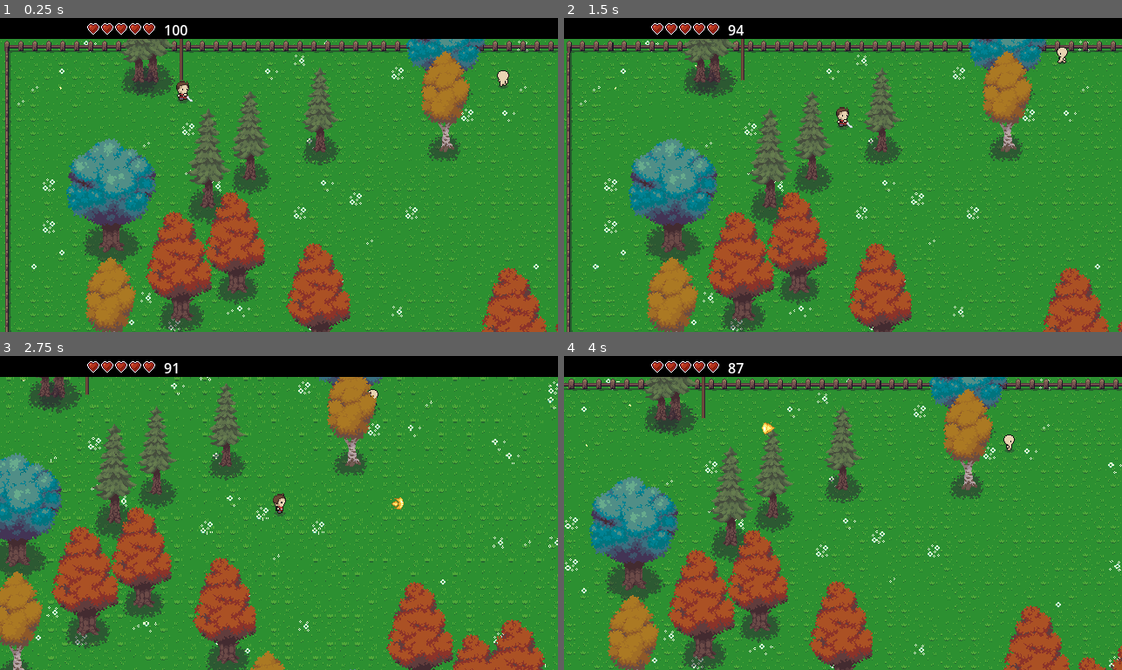
Above: before the commit, frames 1-4 (two rows, left to right).
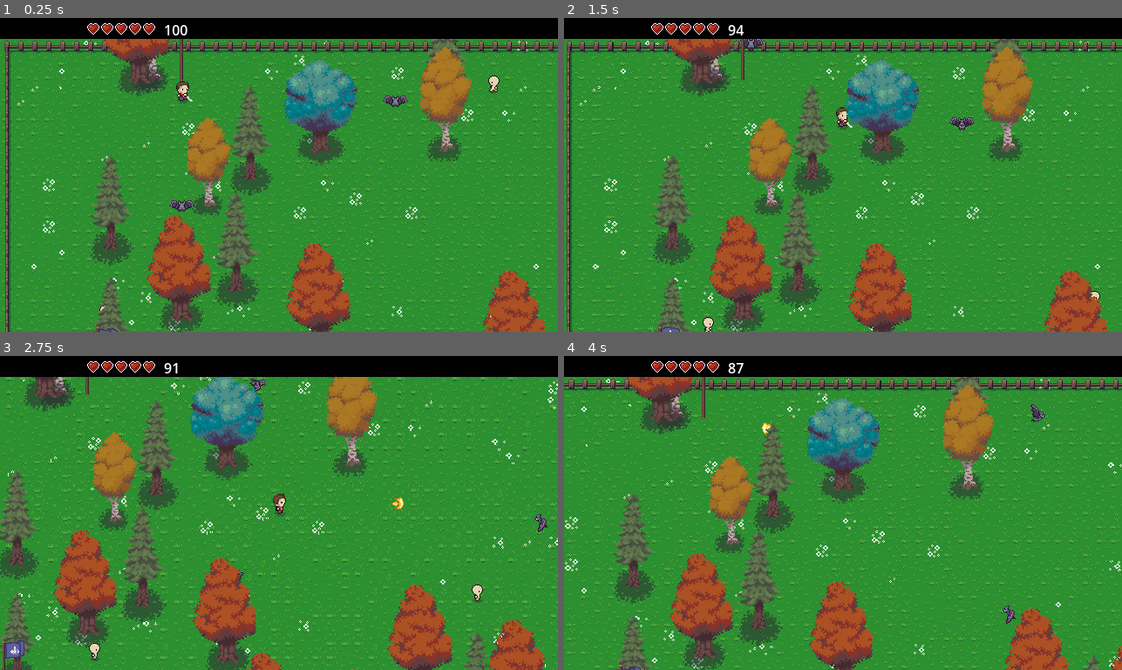
Above: after the commit, the same moments.

Repository: Struckhour/worldbuilder
Game: Godot game, scene res://scenes/main.tscn
Same seed, same stepped clock (60 frames per second), same inputs: the game is played once before the commit and once after it.
Inputs:
- Up to frame 1 (0.25 s): no input
- Up to frame 2 (1.5 s): hold D (move_right) 0.53-1.28 s; tap Left (attack) at 0.6 s; hold S (move_down) from 1.28 s (still down); tap Right (spin) at 1.35 s
- Up to frame 3 (2.75 s): release S (move_down) at 2.03 s; hold D (move_right) from 2.03 s (still down); tap Left (attack) at 2.1 s
- Up to frame 4 (4 s): release D (move_right) at 2.78 s; hold W (move_up) 2.78-3.53 s; tap Right (spin) at 2.85 s; hold A (move_left) from 3.53 s (still down); tap Left (attack) at 3.6 s

The runs differ from the first frame. In frame 1, 17% of the frame differs, in the area x 11-100%, y 6-100%; in frame 2, 17%; in frame 3, 15%; in frame 4, 17%.

Commit message:
adds bats and a fountain

Diff:
--- /dev/null
+++ b/scenes/doodads/fountain.gd
@@ -0,0 +1,8 @@
+extends Node2D
+
+@onready var anim: AnimatedSprite2D = $AnimatedSprite2D
+
+func _ready() -> void:
+	scale = Vector2(1.5, 1.5)
+	anim.play("default")
+	add_to_group("solid_world")
--- a/scenes/doodads/fountain.tscn
+++ b/scenes/doodads/fountain.tscn
@@ -1,5 +1,6 @@
-[gd_scene load_steps=7 format=3 uid="uid://but20nwcrc0xx"]
+[gd_scene load_steps=8 format=3 uid="uid://but20nwcrc0xx"]
 
+[ext_resource type="Script" uid="uid://dpjma2mt6n473" path="res://scenes/doodads/fountain.gd" id="1_j2sos"]
 [ext_resource type="Texture2D" uid="uid://dvspt5nu5toyx" path="res://assets/gfx/Overworld.png" id="1_nm0bj"]
 
 [sub_resource type="AtlasTexture" id="AtlasTexture_j2sos"]
@@ -35,10 +36,11 @@
 radius = 24.0208
 
 [node name="Fountain" type="Node2D"]
+script = ExtResource("1_j2sos")
 
 [node name="AnimatedSprite2D" type="AnimatedSprite2D" parent="."]
 sprite_frames = SubResource("SpriteFrames_0txig")
-frame_progress = 0.665086
+frame_progress = 0.281359
 
 [node name="StaticBody2D" type="StaticBody2D" parent="."]
 
--- a/scenes/enemies/alien.tscn
+++ b/scenes/enemies/alien.tscn
@@ -1,7 +1,7 @@
 [gd_scene load_steps=22 format=3 uid="uid://brqyh32fverxi"]
 
 [ext_resource type="Texture2D" uid="uid://221oif7vmdgt" path="res://assets/gfx/NPC_test.png" id="1_ef161"]
-[ext_resource type="Script" uid="uid://77pofk7jf4j6" path="res://scenes/enemies/alien.gd" id="1_wg2sy"]
+[ext_resource type="Script" uid="uid://77pofk7jf4j6" path="res://scripts/alien.gd" id="1_wg2sy"]
 
 [sub_resource type="AtlasTexture" id="AtlasTexture_wg2sy"]
 atlas = ExtResource("1_ef161")
@@ -153,7 +153,7 @@
 position = Vector2(-1, -10)
 sprite_frames = SubResource("SpriteFrames_i86i5")
 animation = &"walkright"
-frame_progress = 0.0712329
+frame_progress = 0.579399
 
 [node name="Hitbox" type="Area2D" parent="."]
 position = Vector2(-1, -10)
--- /dev/null
+++ b/scenes/enemies/bat.tscn
@@ -0,0 +1,179 @@
+[gd_scene load_steps=22 format=3 uid="uid://dnbk0q2u4ncux"]
+
+[ext_resource type="Script" uid="uid://77pofk7jf4j6" path="res://scripts/alien.gd" id="1_4k4o5"]
+[ext_resource type="Texture2D" uid="uid://crtrxkxeypw4i" path="res://assets/32x32-bat-sprite.png" id="2_4k4o5"]
+
+[sub_resource type="AtlasTexture" id="AtlasTexture_5m14n"]
+atlas = ExtResource("2_4k4o5")
+region = Rect2(0, 0, 32, 32)
+
+[sub_resource type="AtlasTexture" id="AtlasTexture_i6os3"]
+atlas = ExtResource("2_4k4o5")
+region = Rect2(32, 0, 32, 32)
+
+[sub_resource type="AtlasTexture" id="AtlasTexture_18mee"]
+atlas = ExtResource("2_4k4o5")
+region = Rect2(64, 0, 32, 32)
+
+[sub_resource type="AtlasTexture" id="AtlasTexture_jofwc"]
+atlas = ExtResource("2_4k4o5")
+region = Rect2(96, 0, 32, 32)
+
+[sub_resource type="AtlasTexture" id="AtlasTexture_ss5yy"]
+atlas = ExtResource("2_4k4o5")
+region = Rect2(0, 96, 32, 32)
+
+[sub_resource type="AtlasTexture" id="AtlasTexture_f0cyw"]
+atlas = ExtResource("2_4k4o5")
+region = Rect2(32, 96, 32, 32)
+
+[sub_resource type="AtlasTexture" id="AtlasTexture_m0x8h"]
+atlas = ExtResource("2_4k4o5")
+region = Rect2(64, 96, 32, 32)
+
+[sub_resource type="AtlasTexture" id="AtlasTexture_m5s8h"]
+atlas = ExtResource("2_4k4o5")
+region = Rect2(96, 96, 32, 32)
+
+[sub_resource type="AtlasTexture" id="AtlasTexture_4ahko"]
+atlas = ExtResource("2_4k4o5")
+region = Rect2(0, 32, 32, 32)
+
+[sub_resource type="AtlasTexture" id="AtlasTexture_mu8he"]
+atlas = ExtResource("2_4k4o5")
+region = Rect2(32, 32, 32, 32)
+
+[sub_resource type="AtlasTexture" id="AtlasTexture_h8sw5"]
+atlas = ExtResource("2_4k4o5")
+region = Rect2(64, 32, 32, 32)
+
+[sub_resource type="AtlasTexture" id="AtlasTexture_kibxx"]
+atlas = ExtResource("2_4k4o5")
+region = Rect2(96, 32, 32, 32)
+
+[sub_resource type="AtlasTexture" id="AtlasTexture_yvgh7"]
+atlas = ExtResource("2_4k4o5")
+region = Rect2(0, 64, 32, 32)
+
+[sub_resource type="AtlasTexture" id="AtlasTexture_kk4wg"]
+atlas = ExtResource("2_4k4o5")
+region = Rect2(32, 64, 32, 32)
+
+[sub_resource type="AtlasTexture" id="AtlasTexture_ydljm"]
+atlas = ExtResource("2_4k4o5")
+region = Rect2(64, 64, 32, 32)
+
+[sub_resource type="AtlasTexture" id="AtlasTexture_jl5sa"]
+atlas = ExtResource("2_4k4o5")
+region = Rect2(96, 64, 32, 32)
+
+[sub_resource type="SpriteFrames" id="SpriteFrames_i86i5"]
+animations = [{
+"frames": [{
+"duration": 1.0,
+"texture": SubResource("AtlasTexture_5m14n")
+}, {
+"duration": 1.0,
+"texture": SubResource("AtlasTexture_i6os3")
+}, {
+"duration": 1.0,
+"texture": SubResource("AtlasTexture_18mee")
+}, {
+"duration": 1.0,
+"texture": SubResource("AtlasTexture_jofwc")
+}],
+"loop": true,
+"name": &"walkdown",
+"speed": 10.0
+}, {
+"frames": [{
+"duration": 1.0,
+"texture": SubResource("AtlasTexture_ss5yy")
+}, {
+"duration": 1.0,
+"texture": SubResource("AtlasTexture_f0cyw")
+}, {
+"duration": 1.0,
+"texture": SubResource("AtlasTexture_m0x8h")
+}, {
+"duration": 1.0,
+"texture": SubResource("AtlasTexture_m5s8h")
+}],
+"loop": true,
+"name": &"walkleft",
+"speed": 10.0
+}, {
+"frames": [{
+"duration": 1.0,
+"texture": SubResource("AtlasTexture_4ahko")
+}, {
+"duration": 1.0,
+"texture": SubResource("AtlasTexture_mu8he")
+}, {
+"duration": 1.0,
+"texture": SubResource("AtlasTexture_h8sw5")
+}, {
+"duration": 1.0,
+"texture": SubResource("AtlasTexture_kibxx")
+}],
+"loop": true,
+"name": &"walkright",
+"speed": 10.0
+}, {
+"frames": [{
+"duration": 1.0,
+"texture": SubResource("AtlasTexture_yvgh7")
+}, {
+"duration": 1.0,
+"texture": SubResource("AtlasTexture_kk4wg")
+}, {
+"duration": 1.0,
+"texture": SubResource("AtlasTexture_ydljm")
+}, {
+"duration": 1.0,
+"texture": SubResource("AtlasTexture_jl5sa")
+}],
+"loop": true,
+"name": &"walkup",
+"speed": 10.0
+}]
+
+[sub_resource type="RectangleShape2D" id="RectangleShape2D_nkr06"]
+size = Vector2(9, 17)
+
+[sub_resource type="CapsuleShape2D" id="CapsuleShape2D_27d4n"]
+radius = 3.0
+height = 10.0
+
+[node name="Bat" type="CharacterBody2D"]
+collision_layer = 8
+script = ExtResource("1_4k4o5")
+
+[node name="AnimatedSprite2D" type="AnimatedSprite2D" parent="."]
+position = Vector2(-1, -10)
+sprite_frames = SubResource("SpriteFrames_i86i5")
+animation = &"walkright"
+frame_progress = 0.835092
+
+[node name="Hitbox" type="Area2D" parent="."]
+position = Vector2(-1, -10)
+collision_layer = 16
+collision_mask = 4
+
+[node name="CollisionShape2D" type="CollisionShape2D" parent="Hitbox"]
+position = Vector2(0.5, 1.5)
+shape = SubResource("RectangleShape2D_nkr06")
+
+[node name="Hurtbox" type="Area2D" parent="."]
+position = Vector2(-1, -10)
+collision_layer = 32
+collision_mask = 2
+
+[node name="CollisionShape2D" type="CollisionShape2D" parent="Hurtbox"]
+position = Vector2(0.5, 1.5)
+shape = SubResource("RectangleShape2D_nkr06")
+
+[node name="enemyfeet" type="CollisionShape2D" parent="."]
+position = Vector2(0, -3)
+rotation = 1.5708
+shape = SubResource("CapsuleShape2D_27d4n")
--- a/scripts/fireblast.gd
+++ b/scripts/fireblast.gd
@@ -39,7 +39,11 @@
 		impact()
 
 func _on_body_entered(body: Node) -> void:
-	if body.is_in_group("trees") or body.get_parent().is_in_group("trees"):
+	if body.is_in_group("solid_world"):
+		impact()
+		return
+
+	if body.get_parent() and body.get_parent().is_in_group("solid_world"):
 		impact()
 		return
 
--- a/scripts/tree_generator.gd
+++ b/scripts/tree_generator.gd
@@ -9,39 +9,99 @@
 	preload("res://scenes/trees/maple_tree.tscn")
 ]
 
+const FOUNTAIN_SCENE := preload("res://scenes/doodads/fountain.tscn")
+const FOUNTAIN_CLEARING_RADIUS := 200.0
+const TREE_COUNT := 150
+const TREE_ATTEMPTS := 500
 const FLAG_SCENE := preload("res://scenes/doodads/waving_flag.tscn")
 const FLAG_COUNT := 8
 const ALIEN_SCENE := preload("res://scenes/enemies/alien.tscn")
 const ALIEN_COUNT := 12
 const ALIEN_SPAWN_ATTEMPTS := 200
-
+const BAT_SCENE := preload("res://scenes/enemies/bat.tscn")
+const BAT_COUNT := 12
+const BAT_SPAWN_ATTEMPTS := 200
+var fountain_position := Vector2.ZERO
 
 func _ready() -> void:
 	print("TreeGenerator is running")
 
 	randomize()
 
-	for i in range(150):
-		var pos := random_tree_position()
-		place_random_tree(pos)
+	fountain_position = get_forest_center()
+	place_fountain(fountain_position)
+
+	for i in range(TREE_COUNT):
+		place_tree_away_from_clearing()
 
 	for i in range(FLAG_COUNT):
-		var pos := random_tree_position()
+		var pos := random_open_position()
 		place_flag(pos)
+
 	for i in range(ALIEN_COUNT):
 		place_random_alien()
 
-func place_random_alien() -> void:
-	for attempt in range(ALIEN_SPAWN_ATTEMPTS):
+	for i in range(BAT_COUNT):
+		place_random_bat()
+
+func get_forest_center() -> Vector2:
+	var area := GameArea.PLAY_AREA_TILES
+	var center_cell := Vector2i(
+		(area.position.x + area.end.x) / 2,
+		(area.position.y + area.end.y) / 2
+	)
+
+	return GameArea.tile_to_world(center_cell)
+
+
+func place_fountain(pos: Vector2) -> void:
+	var fountain := FOUNTAIN_SCENE.instantiate()
+	fountain.global_position = pos
+	get_parent().add_child.call_deferred(fountain)
+
+
+func is_in_fountain_clearing(pos: Vector2) -> bool:
+	return pos.distance_to(fountain_position) < FOUNTAIN_CLEARING_RADIUS
+
+
+func place_tree_away_from_clearing() -> void:
+	for attempt in range(TREE_ATTEMPTS):
 		var pos := random_tree_position()
 
-		if not position_has_tree(pos):
-			var alien := ALIEN_SCENE.instantiate()
-			alien.global_position = pos
-			get_parent().add_child.call_deferred(alien)
-			return
+		if is_in_fountain_clearing(pos):
+			continue
 
-	print("Could not find open spot for alien")
+		place_random_tree(pos)
+		return
+
+	print("Could not place tree away from fountain clearing")
+
+
+func random_open_position() -> Vector2:
+	for attempt in range(TREE_ATTEMPTS):
+		var pos := random_tree_position()
+
+		if is_in_fountain_clearing(pos):
+			continue
+
+		if position_has_tree(pos):
+			continue
+
+		return pos
+
+	return random_tree_position()
+
+
+func place_random_alien() -> void:
+	var alien := ALIEN_SCENE.instantiate()
+	alien.global_position = random_open_position()
+	get_parent().add_child.call_deferred(alien)
+
+func place_random_bat() -> void:
+	var bat := BAT_SCENE.instantiate()
+	bat.speed = 150
+	bat.global_position = random_open_position()
+	get_parent().add_child.call_deferred(bat)
 
 func position_has_tree(pos: Vector2) -> bool:
 	var space := get_world_2d().direct_space_state
@@ -90,6 +150,7 @@
 	var scale_factor := randf_range(0.9, 1.1)
 	tree.scale = Vector2(scale_factor, scale_factor)
 	tree.add_to_group("trees")
+	tree.add_to_group("solid_world")
 	get_parent().add_child.call_deferred(tree)
 
 func place_tree_at_world_position(pos: Vector2) -> void:
@@ -98,6 +159,7 @@
 
 	tree.global_position = pos
 	tree.add_to_group("trees")
+	tree.add_to_group("solid_world")
 
 	get_parent().add_child.call_deferred(tree)
 
Binary file added: assets/32x32-bat-sprite.png
Not shown, added: assets/32x32-bat-sprite.png.import
Not shown, added: scenes/doodads/fountain.gd.uid
Renamed: scenes/enemies/alien.gd -> scripts/alien.gd
Renamed: scenes/enemies/alien.gd.uid -> scripts/alien.gd.uid
Not shown, changed: .gitignore
